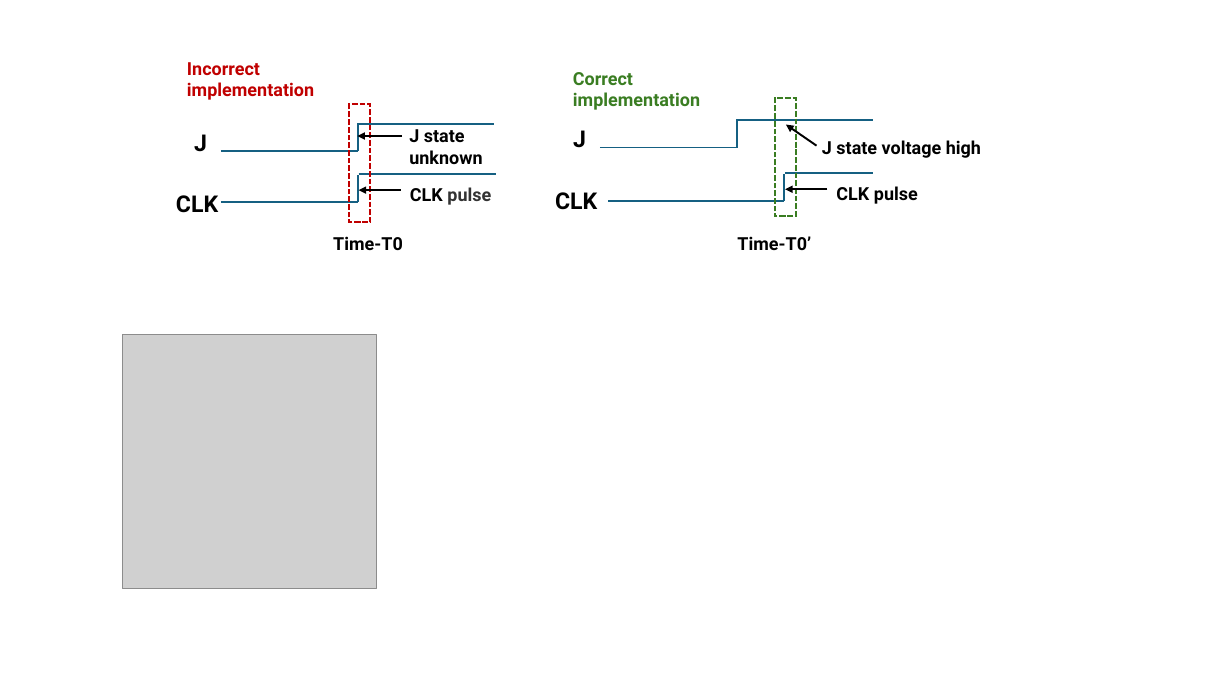
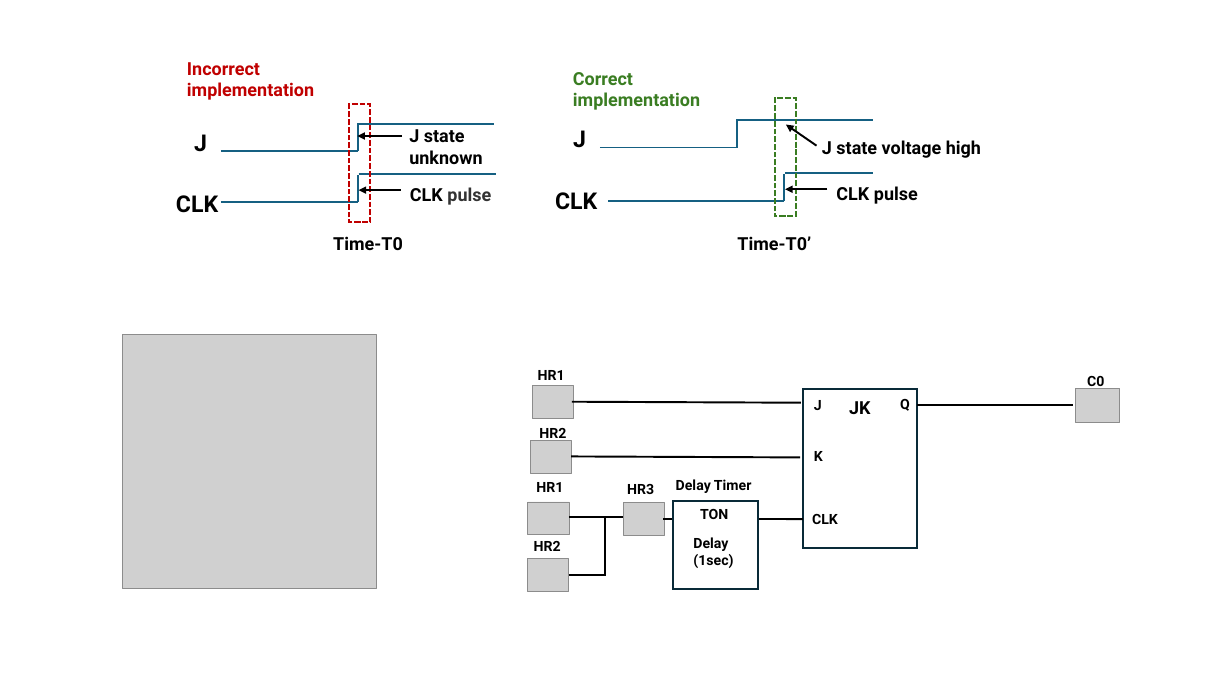
Before and after one commit to LiuYuancheng/IT_OT_IoT_Cyber_Security_Workshop, a slide deck: slide 5 of OT_System_Attack_Case_Study/Railway_Signaling/img/designDoc.pptx. Drawn at 1232x693 pixels with LibreOffice and Linux fonts; fonts in the diff are those of the drawing; grey boxes stand for pictures. Boxes give left, top, right and bottom in pixels: in the first picture for what was removed or moved away, otherwise in the second. Text is boxed around its words. In the diff, an @@ line names an element or a change of style, - is before the commit and + after.

```diff
--- a/OT_System_Attack_Case_Study/Railway_Signaling/img/designDoc.pptx
+++ b/OT_System_Attack_Case_Study/Railway_Signaling/img/designDoc.pptx
@@ picture added at <box>532,386,574,419</box> @@
@@ text added at <box>538,370,565,380</box>, 11 pt, text #000000, bold @@
+HR1
@@ rectangle added at <box>803,389,917,548</box>, outline #092A39 1.5 pt @@
@@ picture added at <box>1076,388,1120,422</box> @@
@@ text added at <box>1087,373,1104,389</box>, 11 pt, text #000000, bold @@
+C0
@@ line added from (572, 402) to (801, 403), #000000 1.5 pt @@
@@ text added at <box>814,400,822,410</box>, 11 pt, text #000000, bold @@
+J
@@ text added at <box>849,401,870,414</box>, 14 pt, text #000000, bold @@
+JK
@@ text added at <box>900,399,910,411</box>, 11 pt, text #000000, bold @@
+Q
@@ line added from (918, 405) to (1074, 405), #000000 1.5 pt @@
@@ picture added at <box>531,441,572,473</box> @@
@@ text added at <box>539,425,566,441</box>, 11 pt, text #000000, bold @@
+HR2
@@ line added from (571, 457) to (800, 457), #000000 1.5 pt @@
@@ text added at <box>676,479,752,493</box>, 11 pt, text #000000, bold @@
+Delay Timer
@@ text added at <box>814,451,823,461</box>, 11 pt, text #000000, bold @@
+K
@@ picture added at <box>528,502,569,534</box> @@
@@ text added at <box>536,482,563,492</box>, 11 pt, text #000000, bold @@
+HR1
@@ picture added at <box>624,503,665,535</box> @@
@@ text added at <box>627,484,654,494</box>, 11 pt, text #000000, bold @@
+HR3
@@ rectangle added at <box>674,501,759,589</box>, outline #092A39 1.5 pt @@
@@ text added at <box>700,509,728,519</box>, 11 pt, text #000000, bold @@
+TON
@@ line added from (569, 518) to (641, 518), #000000 1.5 pt @@
@@ elbow line added from (569, 576) to (641, 518), #000000 1.5 pt @@
@@ line added from (664, 519) to (674, 519), #000000 1.5 pt @@
@@ text added at <box>693,537,733,568</box>, 11 pt, text #000000, bold @@
+Delay (1sec)
@@ line added from (759, 519) to (803, 519), #000000 1.5 pt @@
@@ text added at <box>812,514,838,524</box>, 11 pt, text #000000, bold @@
+CLK
@@ picture added at <box>528,559,569,592</box> @@
@@ text added at <box>534,541,561,551</box>, 11 pt, text #000000, bold @@
+HR2
```
Also in this commit, not shown: 1 slide added, 2 other files.
